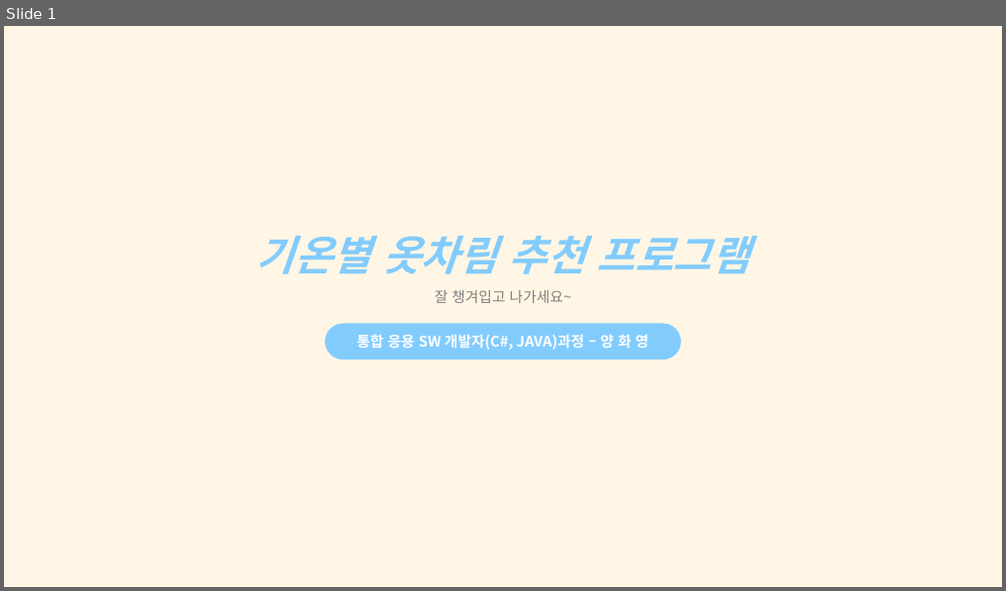
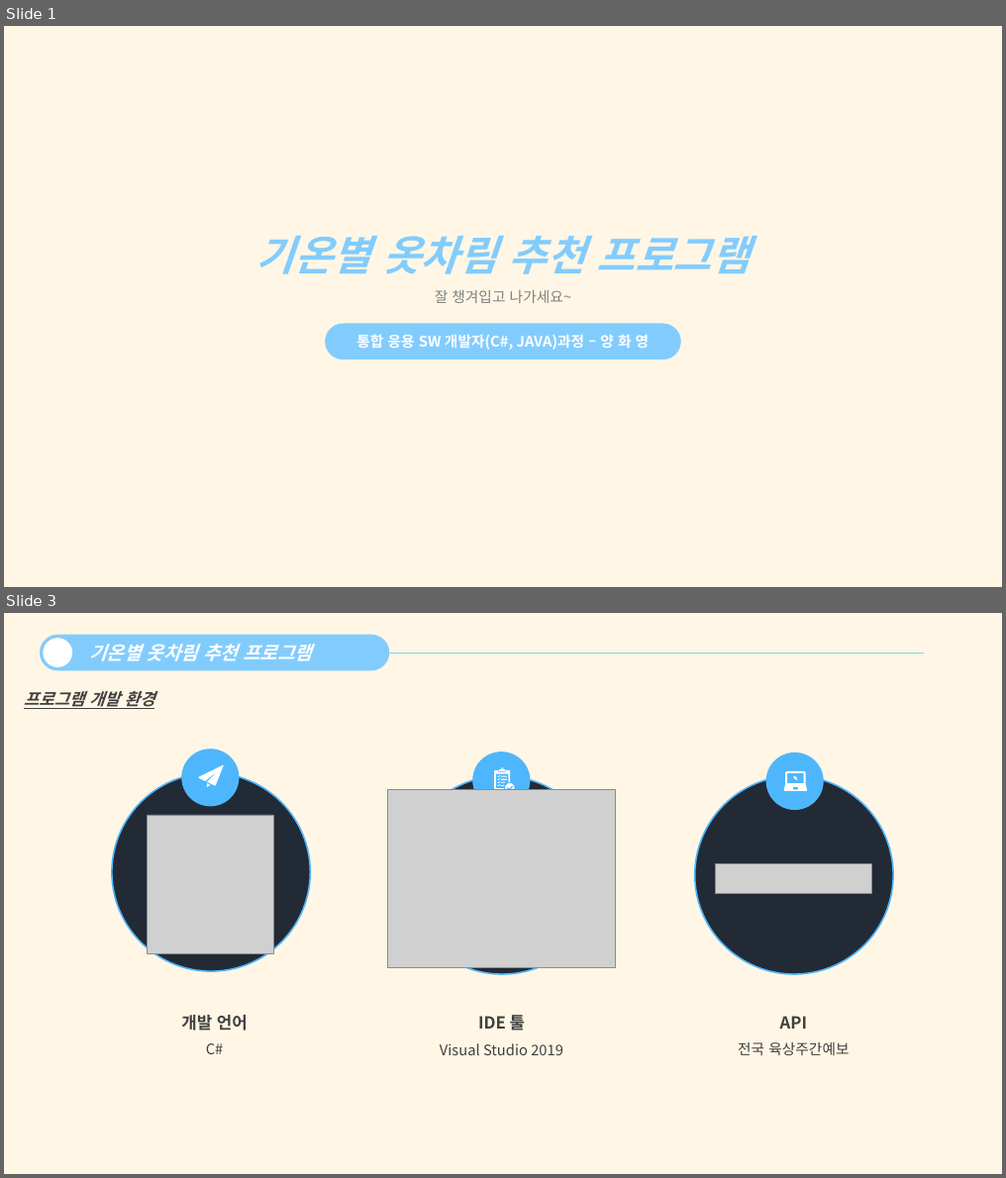
Before and after one commit to galaxy-light/201126-210604, a slide deck: 포트폴리오/C#/날씨 확인 프로그램/기온별 옷차림 추천 프로그램 - 양화영.pptx. Shown one above the other, each under a label of ours: slide 1 before the commit, slides 1 and 3 after it; the slides between them are not shown. The pictures are 1006x591 and 1006x1178 pixels, drawn with LibreOffice and Linux fonts; fonts in the diff are those of the drawing; grey boxes stand for pictures. Boxes give left, top, right and bottom in pixels: in the first picture for what was removed or moved away, otherwise in the second. Text is boxed around its words. In the diff, an @@ line names an element or a change of style, - is before the commit and + after.

```diff
--- a/포트폴리오/C#/날씨 확인 프로그램/기온별 옷차림 추천 프로그램 - 양화영.pptx
+++ b/포트폴리오/C#/날씨 확인 프로그램/기온별 옷차림 추천 프로그램 - 양화영.pptx
@@ slide 3 added at [4, 613, 1002, 1174], background #FFF6E5 @@
@@ rounded rectangle added at [40, 635, 389, 671], fill #82CCFD, 18 pt, text #FFFFFF, bold, italic @@
+  기온별 옷차림 추천 프로그램
@@ ellipse added at [43, 638, 72, 666], fill #FFFFFF @@
@@ line added from (364, 653) to (925, 653), #82CCFD 0.5 pt @@
@@ text added at [24, 691, 155, 709], 16 pt, text #404040, bold, italic, underline @@
+프로그램 개발 환경
@@ ellipse added at [181, 749, 239, 806], fill #4EB6FC @@
@@ ellipse added at [472, 752, 531, 809], fill #4EB6FC @@
@@ ellipse added at [766, 753, 824, 810], fill #4EB6FC @@
@@ ellipse added at [112, 773, 310, 971], fill #222A35, outline #4EB6FC 1.5 pt @@
@@ freeform shape added at [199, 765, 224, 786], fill #FFFFFF @@
@@ freeform shape added at [207, 783, 211, 787], fill #FFFFFF @@
@@ picture added at [387, 789, 615, 967] @@
@@ ellipse added at [403, 776, 601, 974], fill #222A35, outline #4EB6FC 1.5 pt @@
@@ freeform shape added at [494, 768, 515, 792], fill #FFFFFF @@
@@ ellipse added at [695, 776, 893, 974], fill #222A35, outline #4EB6FC 1.5 pt @@
@@ freeform shape added at [784, 771, 807, 791], fill #FFFFFF @@
@@ freeform shape added at [794, 776, 798, 780], fill #FFFFFF @@
@@ picture added at [147, 815, 273, 955] @@
@@ picture added at [715, 863, 871, 894] @@
@@ text added at [181, 1015, 248, 1055], 16 pt, text #404040, bold @@
+개발 언어
+C#
@@ text added at [440, 1012, 563, 1056], 14 pt, text #404040 @@
+IDE 툴
+Visual Studio 2019
@@ text added at [738, 1016, 848, 1056], 14 pt, text #404040 @@
+API
+전국 육상주간예보
```
Also in this commit, not shown: 5 slides changed, 3 other slides added, 2 slides removed, 15 other files.
